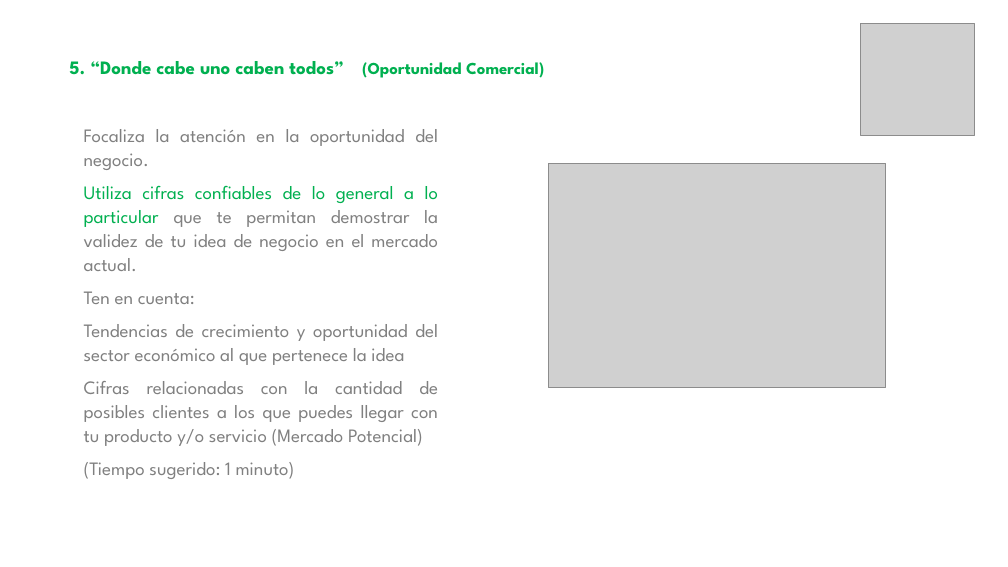
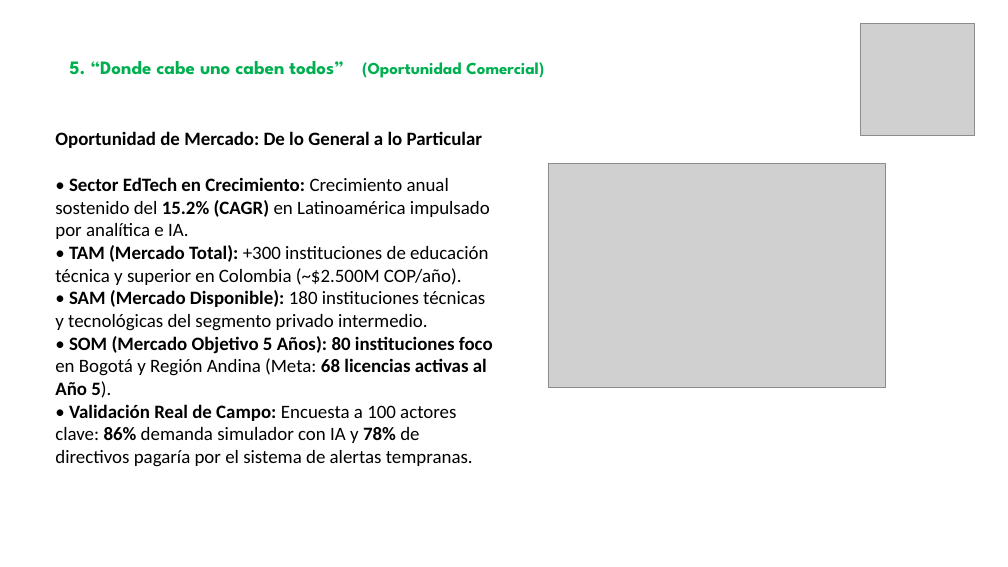
Before and after one commit to DIEGOTAPIA-S/Talentlab, a slide deck: slide 6 of PITCH PRESENTACIÓN FINAL_PRE_FILL_BACKUP.pptx. Drawn at 1008x567 pixels with LibreOffice and Linux fonts; fonts in the diff are those of the drawing; grey boxes stand for pictures. Boxes give left, top, right and bottom in pixels: in the first picture for what was removed or moved away, otherwise in the second. Text is boxed around its words. In the diff, an @@ line names an element or a change of style, - is before the commit and + after.

Commit message:
feat(simulador): 2 modos limpios (RRHH y Tecnico), inicio conversacional con saludo, remocion de avisos de base de datos y modulo CRUD de usuarios

```diff
--- a/PITCH PRESENTACIÓN FINAL_PRE_FILL_BACKUP.pptx
+++ b/PITCH PRESENTACIÓN FINAL_PRE_FILL_BACKUP.pptx
@@ text at bbox=[55, 131, 493, 467]: text changed; font League Spartan to Calibri; text colour #808080 to #000000 @@
-Focaliza la atención en la oportunidad del negocio.
-Utiliza cifras confiables de lo general a lo particular que te permitan demostrar la validez de tu idea de negocio en el mercado actual.
-Ten en cuenta:
-Tendencias de crecimiento y oportunidad del sector económico al que pertenece la idea
-Cifras relacionadas con la cantidad de posibles clientes a los que puedes llegar con tu producto y/o servicio (Mercado Potencial)
-(Tiempo sugerido: 1 minuto)
+Oportunidad de Mercado: De lo General a lo Particular
+• Sector EdTech en Crecimiento: Crecimiento anual sostenido del 15.2% (CAGR) en Latinoamérica impulsado por analítica e IA.
+• TAM (Mercado Total): +300 instituciones de educación técnica y superior en Colombia (~$2.500M COP/año).
+• SAM (Mercado Disponible): 180 instituciones técnicas y tecnológicas del segmento privado intermedio.
+• SOM (Mercado Objetivo 5 Años): 80 instituciones foco en Bogotá y Región Andina (Meta: 68 licencias activas al Año 5).
+• Validación Real de Campo: Encuesta a 100 actores clave: 86% demanda simulador con IA y 78% de directivos pagaría por el sistema de alertas tempranas.
```
Also in this commit, not shown: 2 other slides changed, 7 slides added, 7 slides removed, 15 other files.
